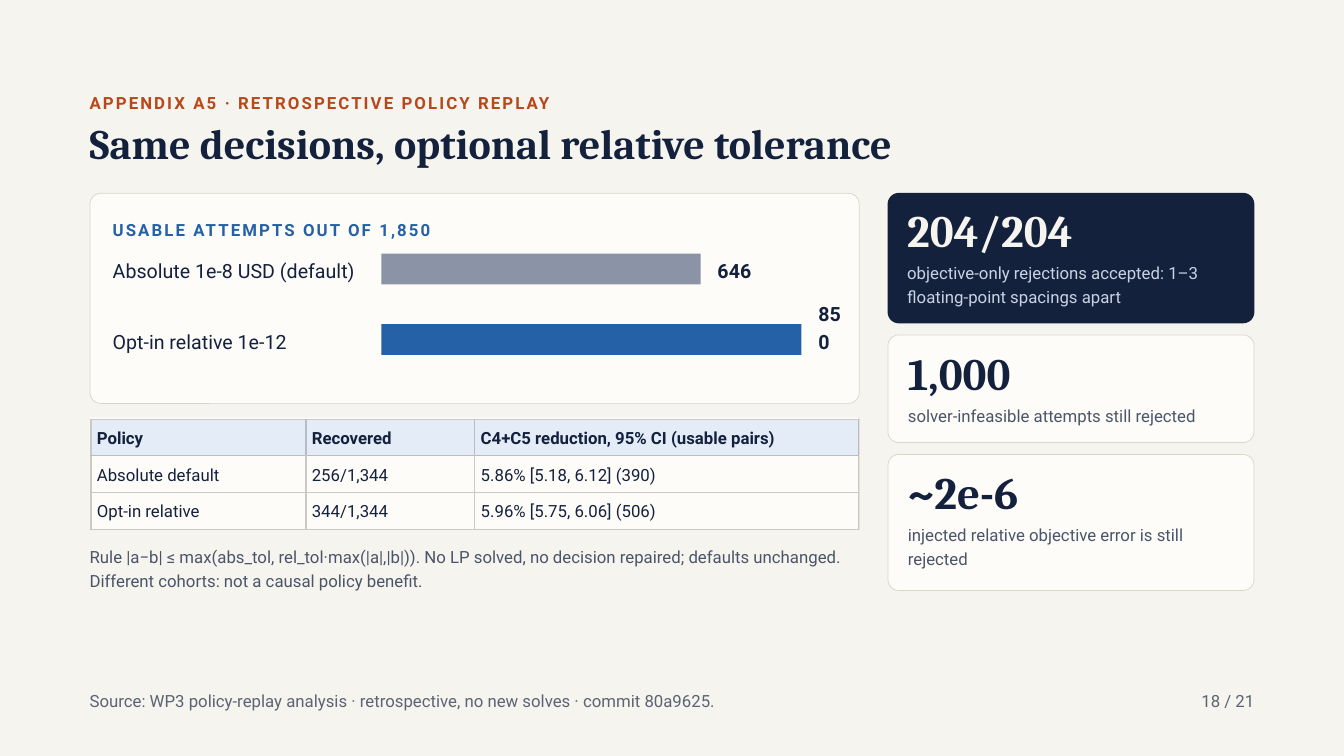
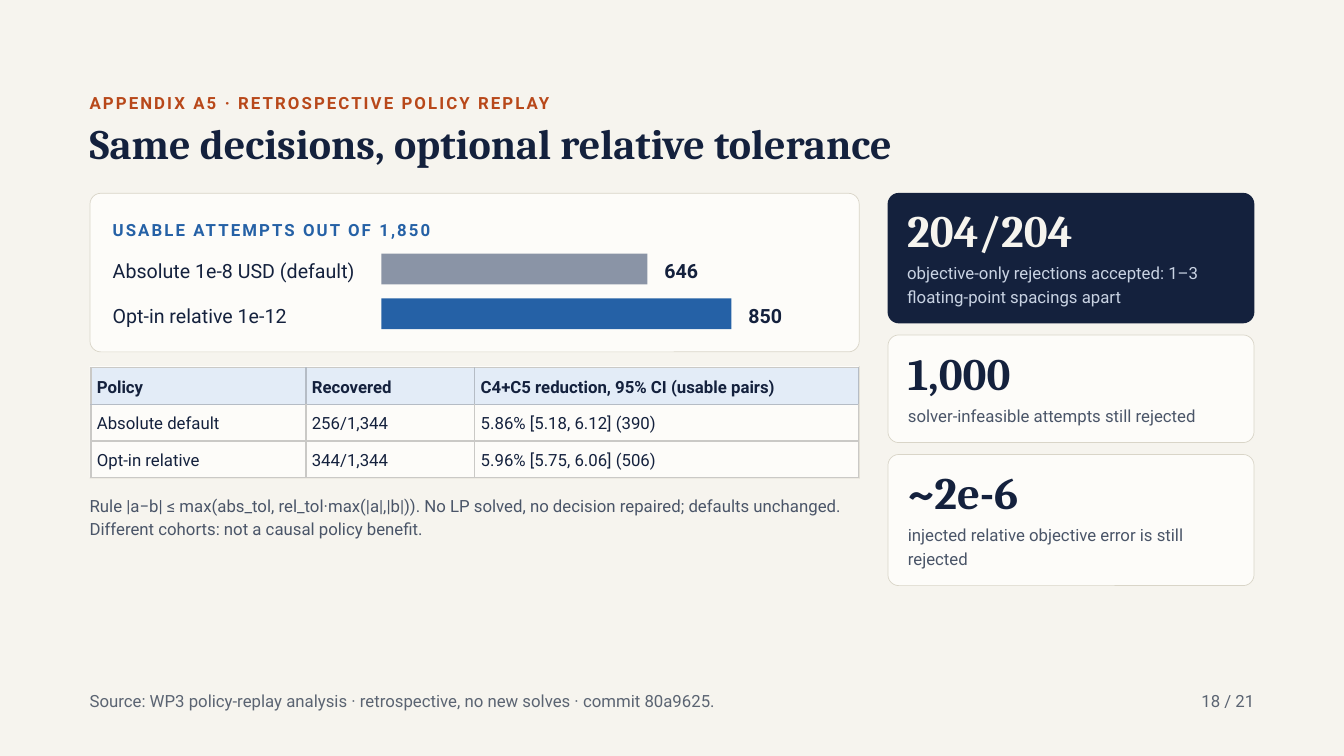
Before and after one commit to antonio-arbizzani-tonelli/llm-resource-allocation, a slide deck: slide 18 of presentations/llm-resource-allocation.pptx. Drawn at 1344x756 pixels with LibreOffice and Linux fonts; fonts in the diff are those of the drawing. Boxes give left, top, right and bottom in pixels: in the first picture for what was removed or moved away, otherwise in the second. Text is boxed around its words. In the diff, an @@ line names an element or a change of style, - is before the commit and + after.

Commit message:
Update presentation layout on slides 17 and 18

```diff
--- a/presentations/llm-resource-allocation.pptx
+++ b/presentations/llm-resource-allocation.pptx
@@ rounded rectangle at (x1=90, y1=194, x2=859, y2=352): proportions changed @@
@@ rounded rectangle resized from (x1=90, y1=194, x2=859, y2=403) to (x1=90, y1=194, x2=859, y2=352) @@
@@ rectangle resized from (x1=381, y1=254, x2=701, y2=285) to (x1=381, y1=254, x2=647, y2=285) @@
@@ text "646" moved from (x1=717, y1=264, x2=751, y2=278) to (x1=664, y1=264, x2=698, y2=279) @@
@@ rectangle resized from (x1=381, y1=325, x2=802, y2=356) to (x1=381, y1=298, x2=731, y2=330) @@
@@ text "Opt-in relative 1e-12" moved from (x1=113, y1=334, x2=287, y2=353) to (x1=113, y1=308, x2=287, y2=327) @@
@@ text "850" rewrapped from (x1=819, y1=298, x2=843, y2=383) to (x1=748, y1=309, x2=782, y2=324) @@
@@ 2 lines, 1 table, 1 text, 1 rectangle moved together from (x1=90, y1=417, x2=860, y2=591) to (x1=90, y1=366, x2=860, y2=539) @@
@@ rounded rectangle resized from (x1=888, y1=455, x2=1254, y2=591) to (x1=888, y1=455, x2=1254, y2=586) @@
@@ rounded rectangle at (x1=888, y1=455, x2=1254, y2=586): proportions changed @@
```
Also in this commit, not shown: 1 other slide changed, 5 other files.
